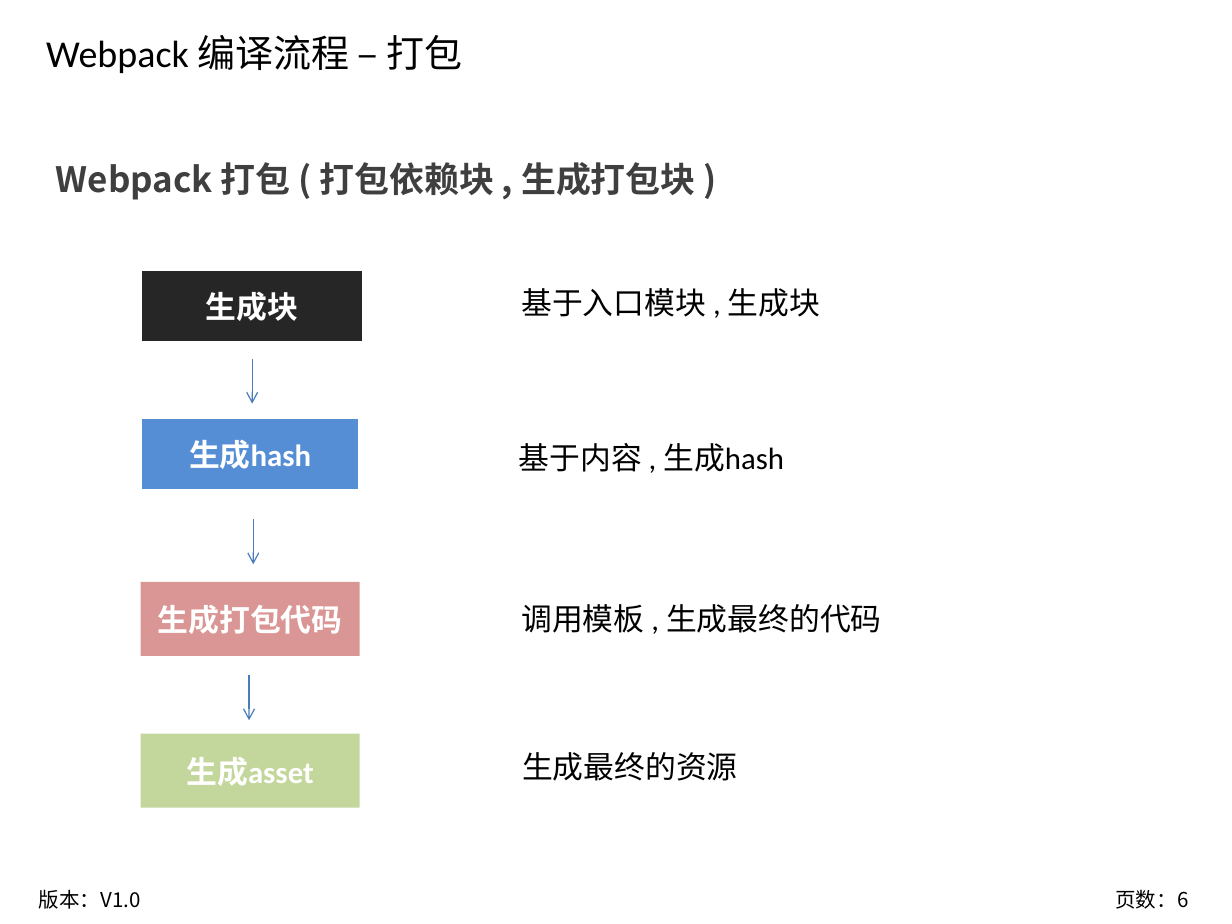
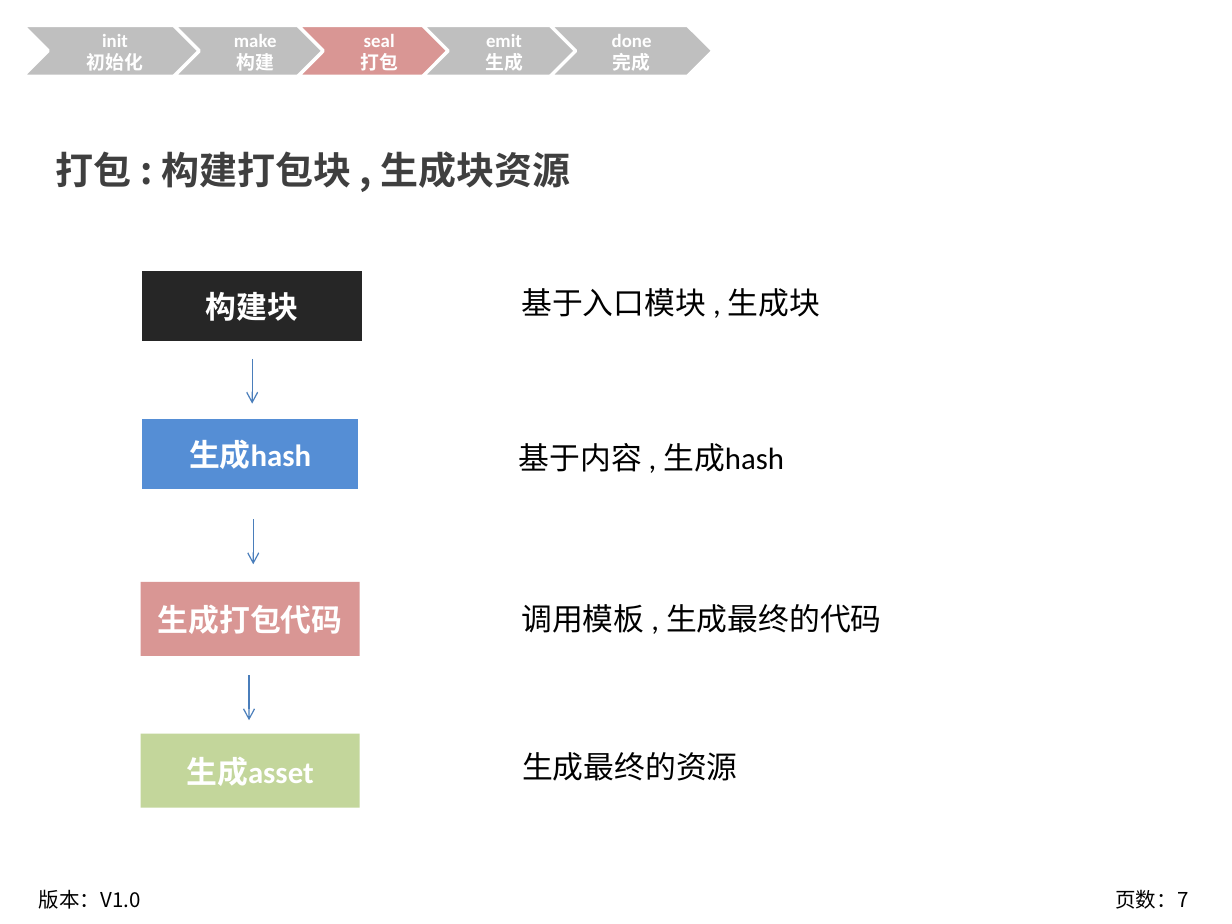
Before and after one commit to tyosssss/learning-webpack, a slide deck: slide 7 of doc/2.Webpack 编译流程概述.pptx (slide 6 before the commit). Drawn at 1232x924 pixels with LibreOffice and Linux fonts; fonts in the diff are those of the drawing; background and template pictures are left out. Boxes give left, top, right and bottom in pixels: in the first picture for what was removed or moved away, otherwise in the second. Text is boxed around its words. In the diff, an @@ line names an element or a change of style, - is before the commit and + after.

```diff
--- a/doc/2.Webpack 编译流程概述.pptx
+++ b/doc/2.Webpack 编译流程概述.pptx
@@ group added at (22,26,713,76): 5 chevrons @@
+init
+初始化
+make
+构建
+seal
+打包
+emit
+生成
+done
+完成
@@ text removed at (46,35,463,73) @@
-Webpack 编译流程 – 打包
@@ text at (56,151,571,188): text changed; size 20.4 to 22.2 pt @@
-Webpack 打包 ( 打包依赖块 , 生成打包块 )
+打包 : 构建打包块 , 生成块资源
@@ text in rectangle at (206,292,298,321): text changed @@
-生成块
+构建块
@@ page number at (1115,889,1188,909): text changed @@
-页数：6
+页数：7
```
Also in this commit, not shown: 9 other slides changed, 1 slide added, 1 other file.
